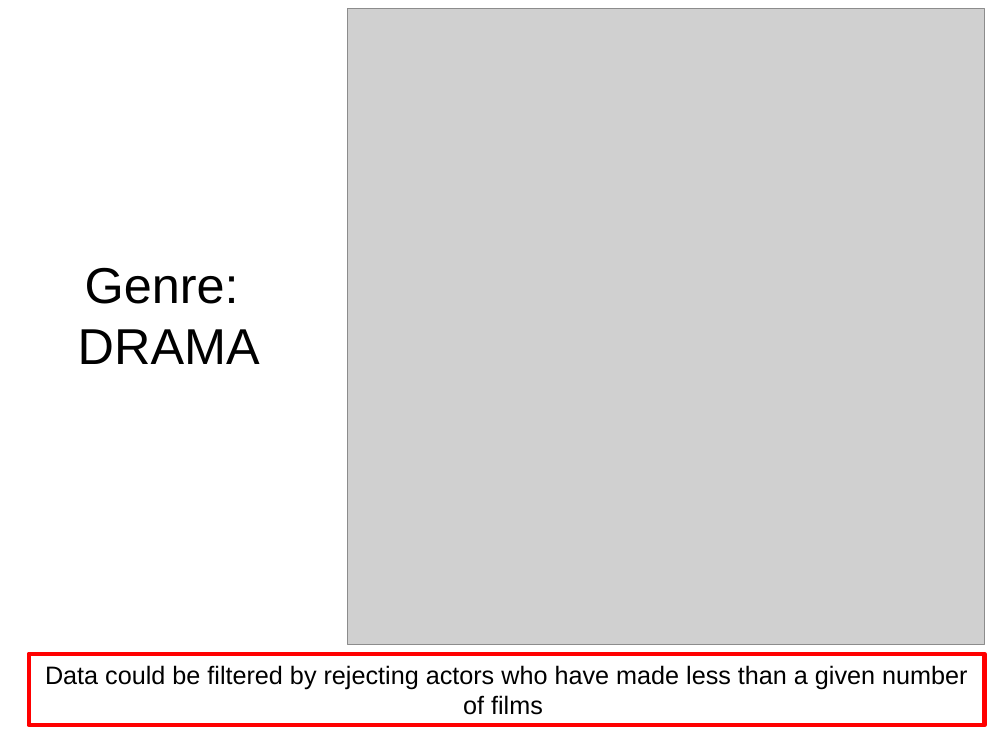
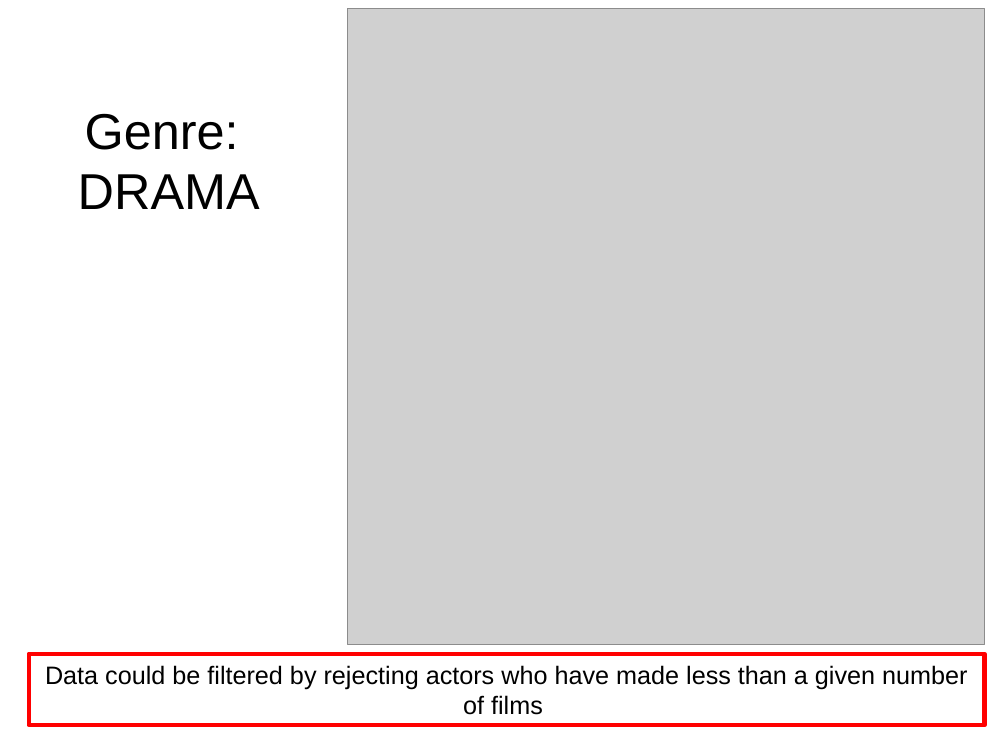
Before and after one commit to karmacelina/predicting_movie_widest_release, a slide deck: slide 5 of Luther_presentation.pptx (slide 11 before the commit). Drawn at 1008x756 pixels with LibreOffice and Linux fonts; fonts in the diff are those of the drawing; grey boxes stand for pictures. Boxes give left, top, right and bottom in pixels: in the first picture for what was removed or moved away, otherwise in the second. Text is boxed around its words. In the diff, an @@ line names an element or a change of style, - is before the commit and + after.

```diff
--- a/Luther_presentation.pptx
+++ b/Luther_presentation.pptx
@@ text "Genre:": place and size @@
-text "Genre:" at <box>78,267,260,364</box>
+text "Genre:" at <box>78,113,260,209</box>
```
Also in this commit, not shown: 7 other slides changed, 3 slides added, 4 slides removed.
